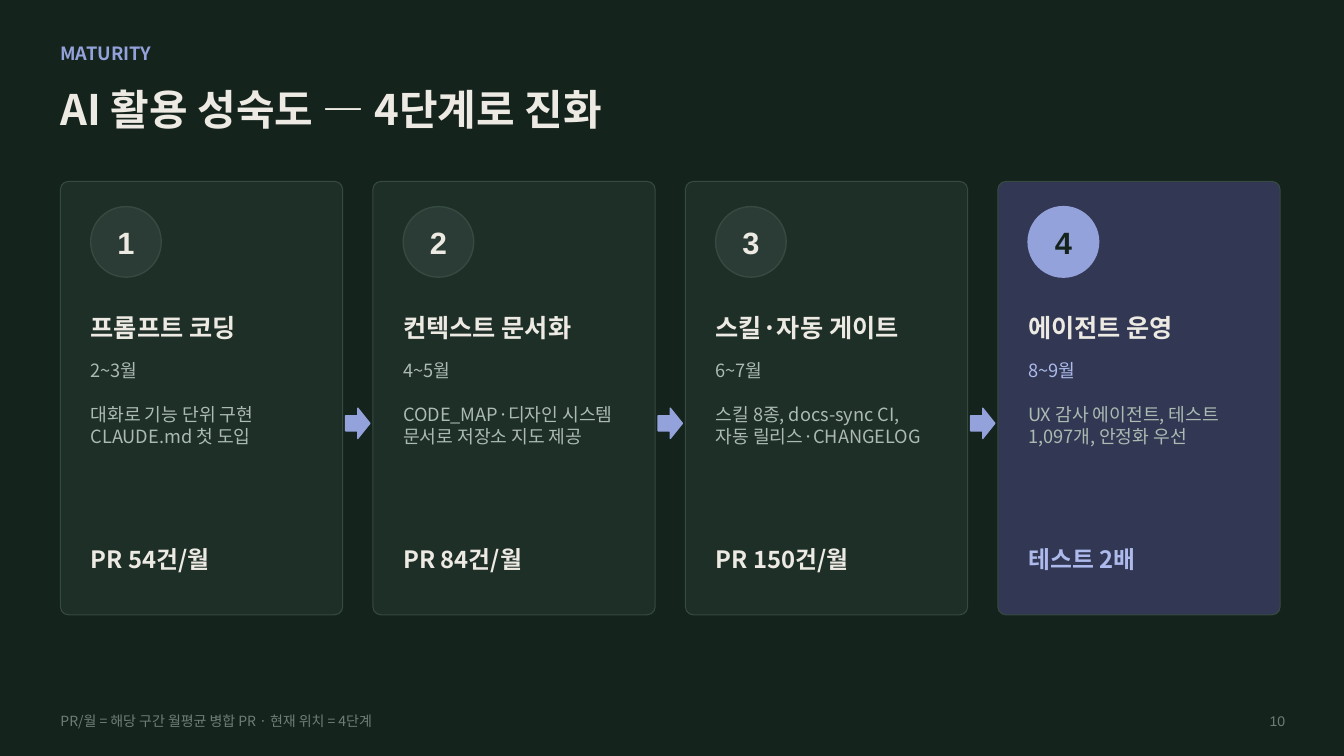
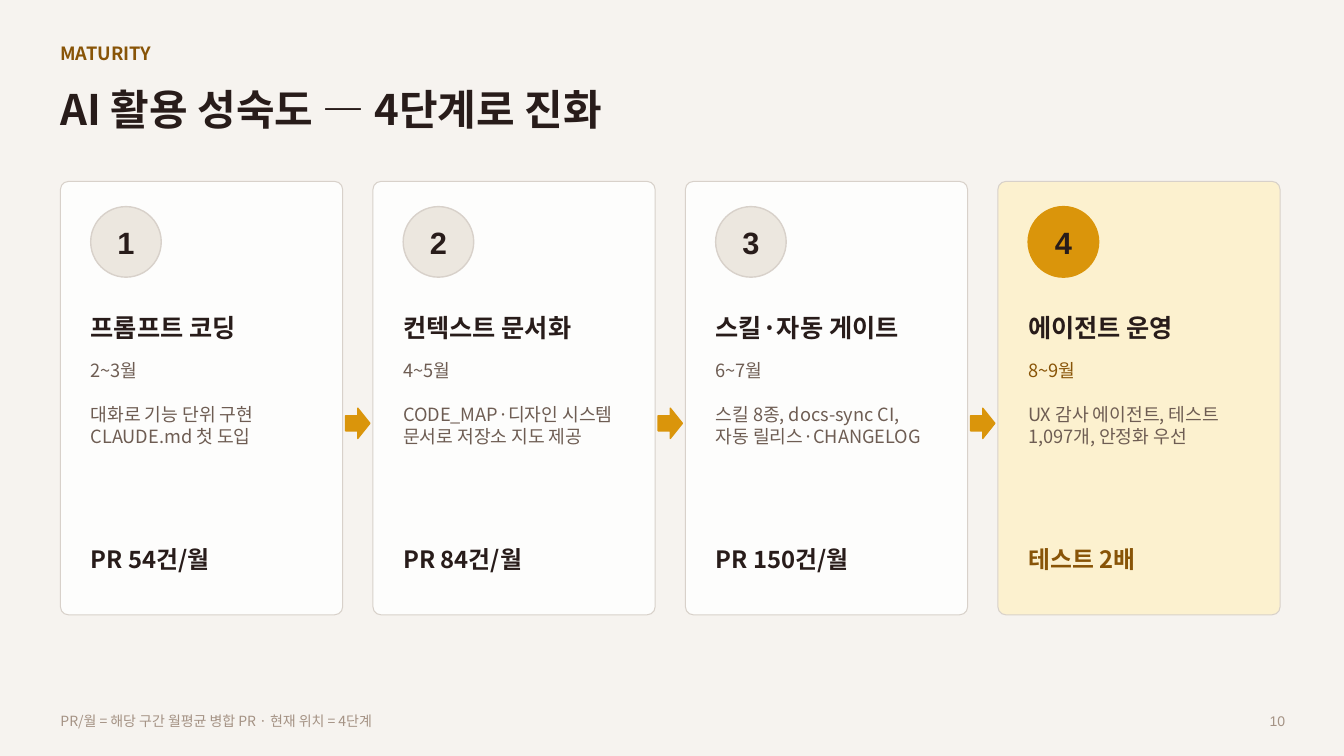
Before and after one commit to riverjin839/devops_management, a slide deck: slide 10 of docs/reports/2026-10_PEP_AI개발_리포트.pptx. Drawn at 1344x756 pixels with LibreOffice and Linux fonts; fonts in the diff are those of the drawing. Boxes give left, top, right and bottom in pixels: in the first picture for what was removed or moved away, otherwise in the second. Text is boxed around its words. In the diff, an @@ line names an element or a change of style, - is before the commit and + after.

```diff
--- a/docs/reports/2026-10_PEP_AI개발_리포트.pptx
+++ b/docs/reports/2026-10_PEP_AI개발_리포트.pptx
@@ background #15231D to #F6F3EF @@
@@ text "MATURITY" at (x1=60, y1=46, x2=151, y2=61): text colour #94A2DB to #885407 @@
@@ fill #1E2F28 to #FDFDFC; outline #364A41 0.75 pt to #D8D1CA 0.75 pt in 3 elements at (x1=60, y1=181, x2=343, y2=615), (x1=373, y1=181, x2=655, y2=615), (x1=686, y1=181, x2=968, y2=615) @@
@@ fill #2A3C35 to #ECE7DF; outline #364A41 1 pt to #D8D1CA 1 pt in 3 elements at (x1=91, y1=207, x2=161, y2=277), (x1=403, y1=207, x2=474, y2=277), (x1=716, y1=207, x2=786, y2=277) @@
@@ rounded rectangle at (x1=998, y1=181, x2=1280, y2=615): fill #323853 to #FCF1CF; outline #364A41 0.75 pt to #D8D1CA 0.75 pt @@
@@ text "4" at (x1=1055, y1=233, x2=1072, y2=254): text colour #15231D to #281C1A @@
@@ fill #94A2DB to #DA950B; outline #94A2DB 1 pt to #DA950B 1 pt in 4 elements at (x1=346, y1=408, x2=370, y2=439), (x1=658, y1=408, x2=683, y2=439), (x1=971, y1=408, x2=995, y2=439), (x1=1028, y1=207, x2=1099, y2=277) @@
@@ text colour #EDEAE3 to #281C1A in 11 elements at (x1=60, y1=89, x2=602, y2=129), (x1=117, y1=233, x2=134, y2=254), (x1=91, y1=316, x2=235, y2=340), (x1=91, y1=548, x2=209, y2=573), (x1=430, y1=232, x2=447, y2=254), (x1=403, y1=316, x2=572, y2=340), (x1=403, y1=548, x2=522, y2=573), (x1=742, y1=232, x2=759, y2=255), (x1=716, y1=316, x2=899, y2=340), (x1=716, y1=548, x2=848, y2=573), (x1=1028, y1=316, x2=1173, y2=340) @@
@@ text "8~9월" at (x1=1028, y1=362, x2=1075, y2=379): text colour #ADBAEB to #885407 @@
@@ text colour #ABBAB2 to #6E5D53 in 7 elements at (x1=91, y1=362, x2=138, y2=378), (x1=91, y1=406, x2=253, y2=444), (x1=403, y1=362, x2=450, y2=378), (x1=403, y1=406, x2=612, y2=445), (x1=716, y1=362, x2=763, y2=378), (x1=716, y1=406, x2=921, y2=445), (x1=1028, y1=406, x2=1219, y2=446) @@
@@ text "테스트 2배" at (x1=1028, y1=548, x2=1135, y2=570): text colour #ADBAEB to #885407 @@
@@ text "PR/월 = 해당 구간 월평균 ..." at (x1=60, y1=714, x2=371, y2=729): text colour #6E7F77 to #A49284 @@
@@ text "10" at (x1=1270, y1=716, x2=1286, y2=726): text colour #6E7F77 to #A49284 @@
```
Also in this commit, not shown: 12 other slides changed, 2 slides added, 1 other file.
